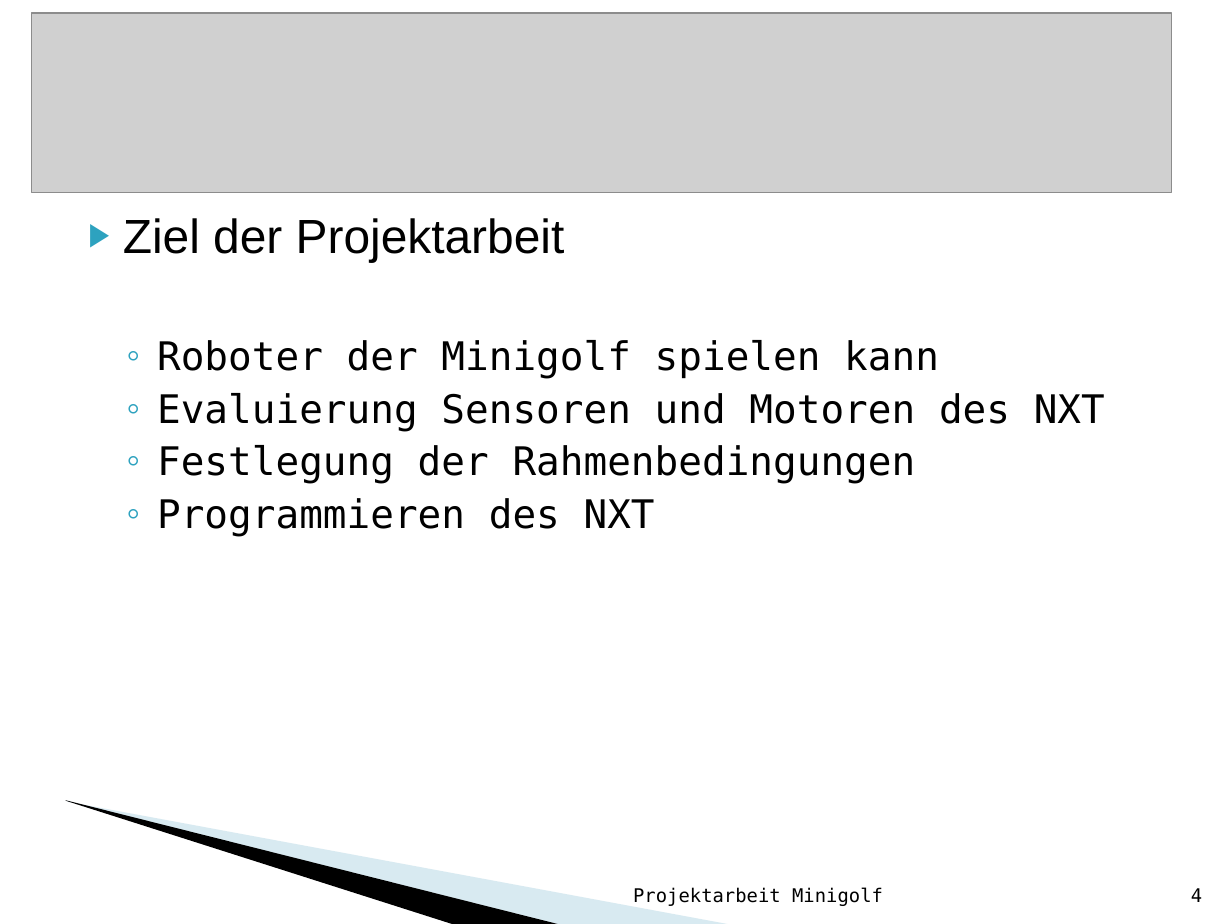
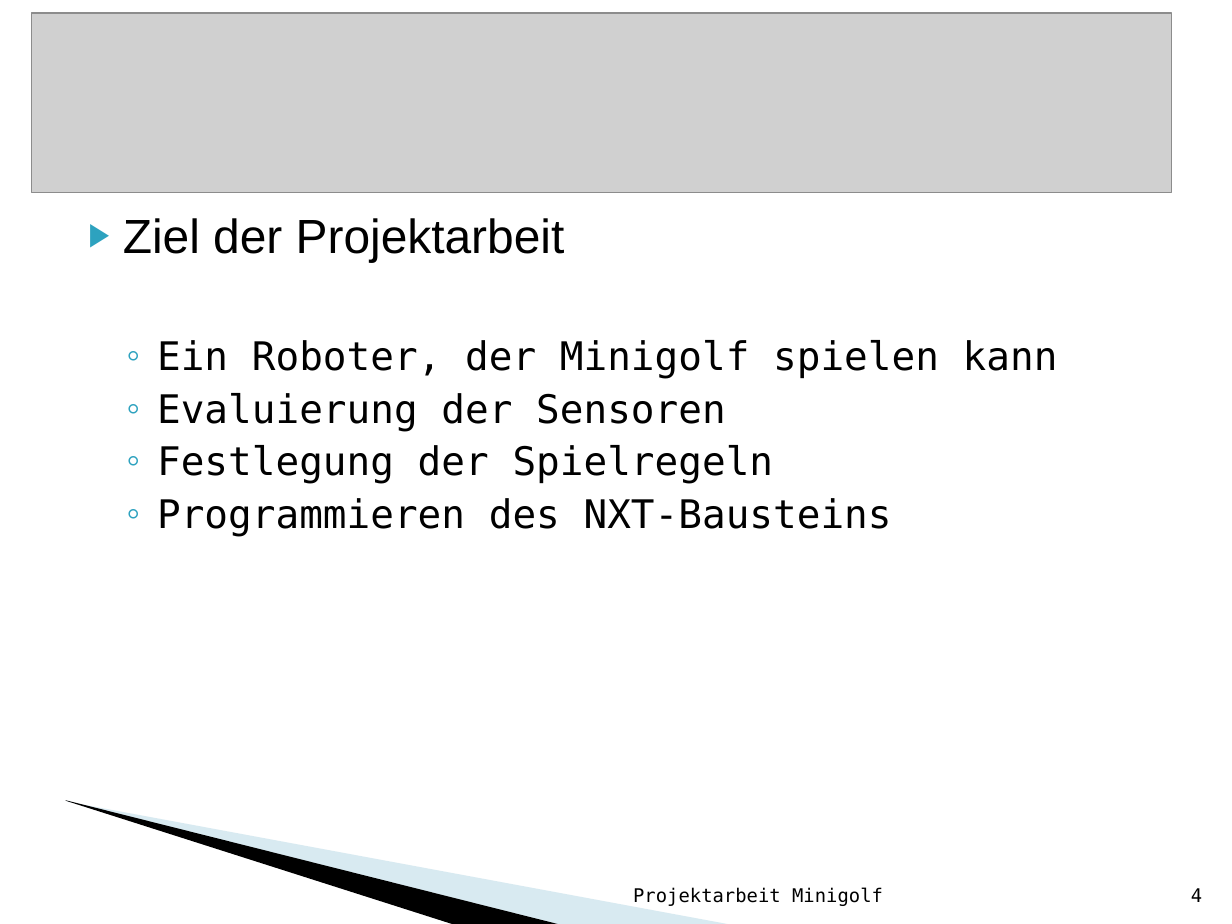
Before and after one commit to Rabbit2Clone/LegoMinigolfV1, a slide deck: slide 4 of Minigolf_mit_Lego_Mindstorms.ppt. Drawn at 1232x924 pixels with LibreOffice and Linux fonts; fonts in the diff are those of the drawing; grey boxes stand for pictures; background and template pictures are left out. Boxes give left, top, right and bottom in pixels: in the first picture for what was removed or moved away, otherwise in the second. Text is boxed around its words. In the diff, an @@ line names an element or a change of style, - is before the commit and + after.

```diff
--- a/Minigolf_mit_Lego_Mindstorms.ppt
+++ b/Minigolf_mit_Lego_Mindstorms.ppt
@@ text at (157, 340, 1058, 537): text changed @@
-  ◦ Roboter der Minigolf spielen kann
-  ◦ Evaluierung Sensoren und Motoren des NXT
-  ◦ Festlegung der Rahmenbedingungen
-  ◦ Programmieren des NXT
+  ◦ Ein Roboter, der Minigolf spielen kann
+  ◦ Evaluierung der Sensoren
+  ◦ Festlegung der Spielregeln
+  ◦ Programmieren des NXT-Bausteins
```
Also in this commit, not shown: 9 other slides changed, 5 slides removed, 6 other files.
